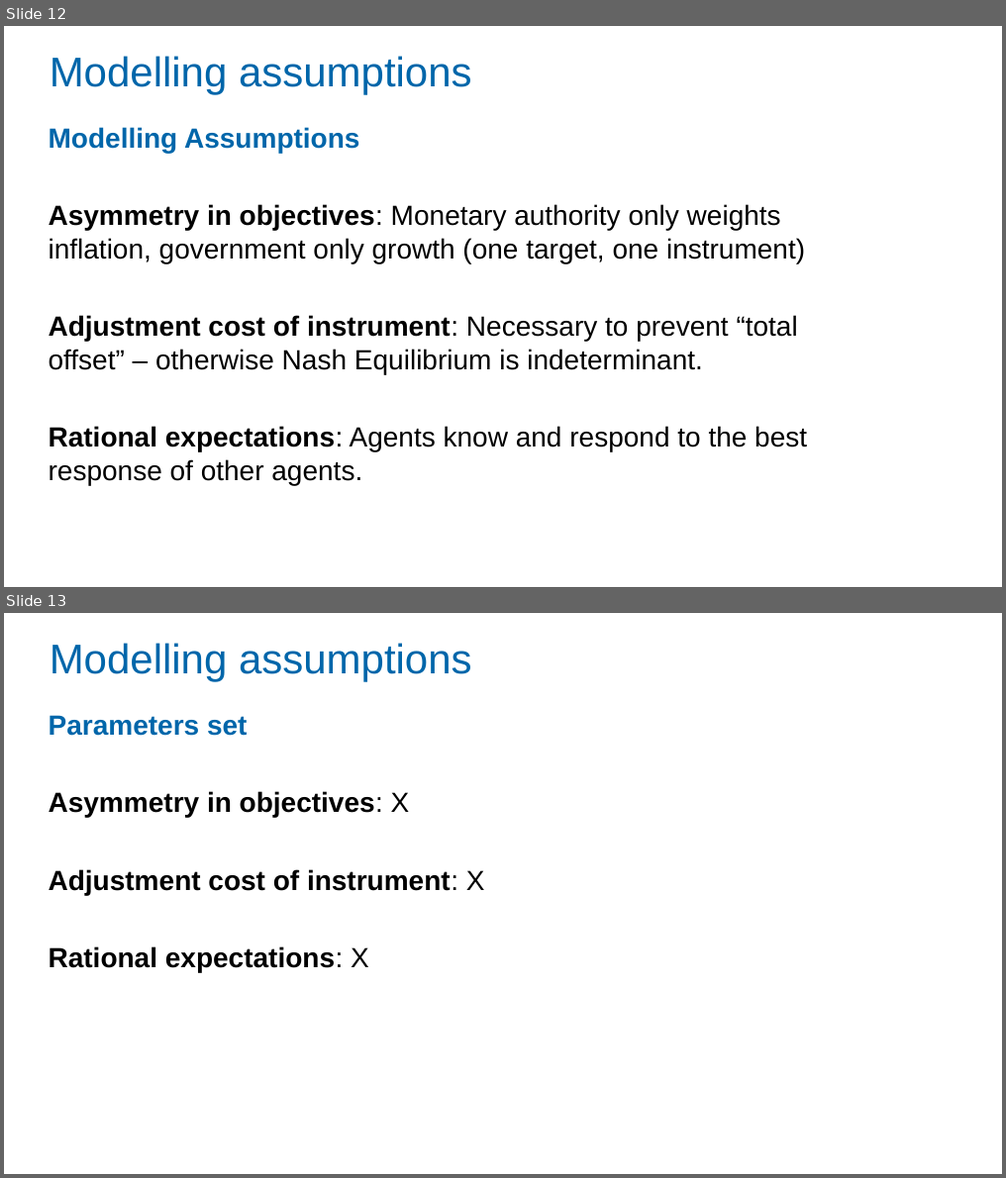
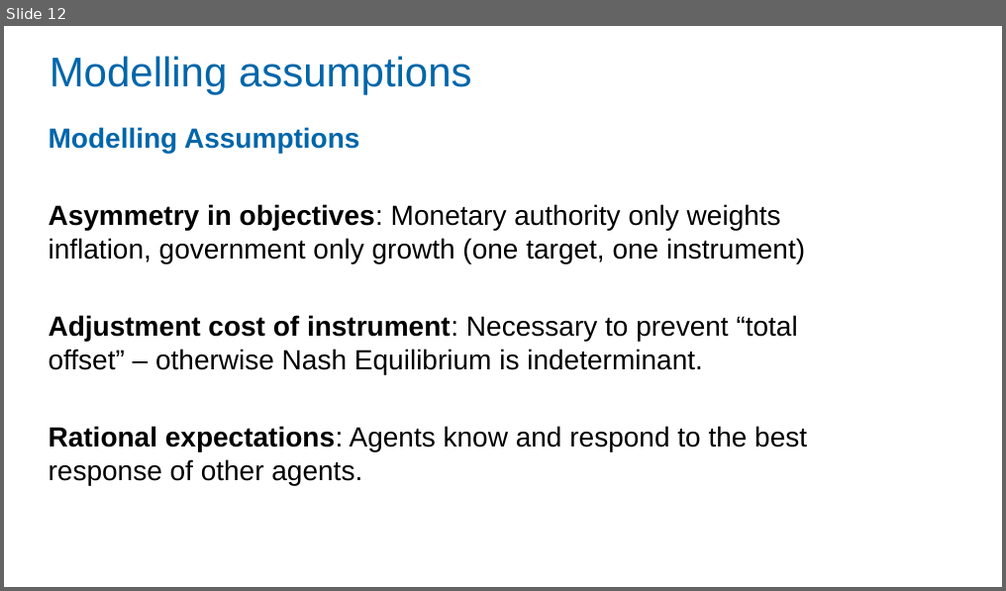
Before and after one commit to Zjub/TVHENZ, a slide deck: MF coordination/SI_game/Monetary and Fiscal Policy Coordination.pptx. Shown one above the other, each under a label of ours: slides 12 and 13 before the commit, slide 12 after it. The pictures are 1006x1178 and 1006x591 pixels, drawn with LibreOffice and Linux fonts; fonts in the diff are those of the drawing. Boxes give left, top, right and bottom in pixels: in the first picture for what was removed or moved away, otherwise in the second. Text is boxed around its words. In the diff, an @@ line names an element or a change of style, - is before the commit and + after.

```diff
--- a/MF coordination/SI_game/Monetary and Fiscal Policy Coordination.pptx
+++ b/MF coordination/SI_game/Monetary and Fiscal Policy Coordination.pptx
@@ slide 13 removed at <box>4,613,1002,1174</box>, background #FFFFFF @@
@@ title removed at <box>50,643,472,682</box> @@
-Modelling assumptions
@@ text removed at <box>49,715,485,972</box> @@
-Parameters set
-Asymmetry in objectives: X
-Adjustment cost of instrument: X
-Rational expectations: X
```
Also in this commit, not shown: 15 slides changed, 2 other files.
